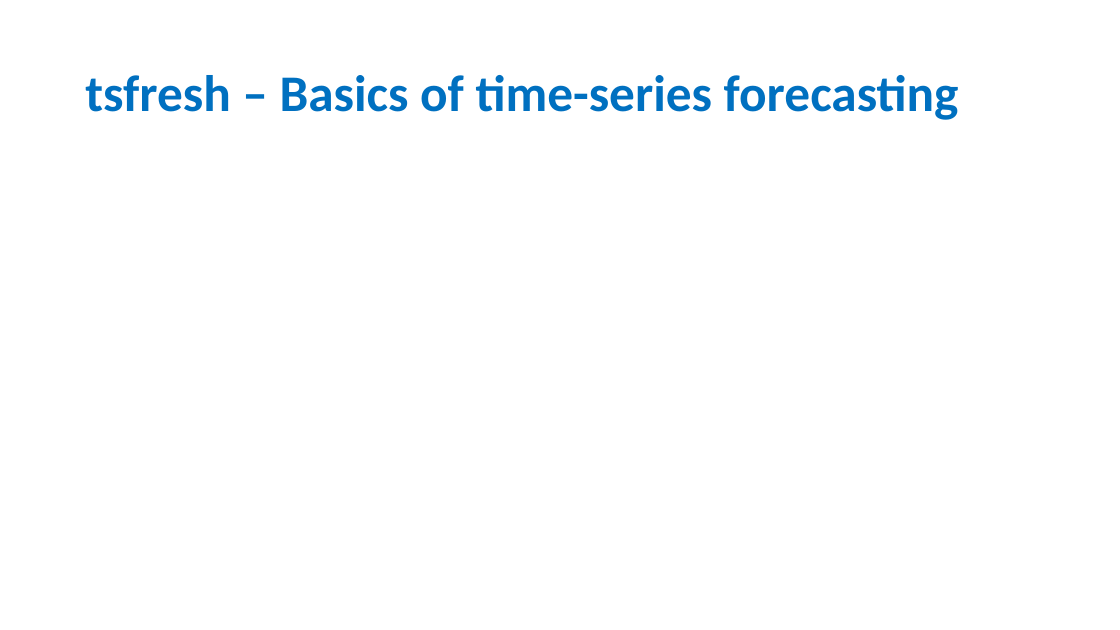
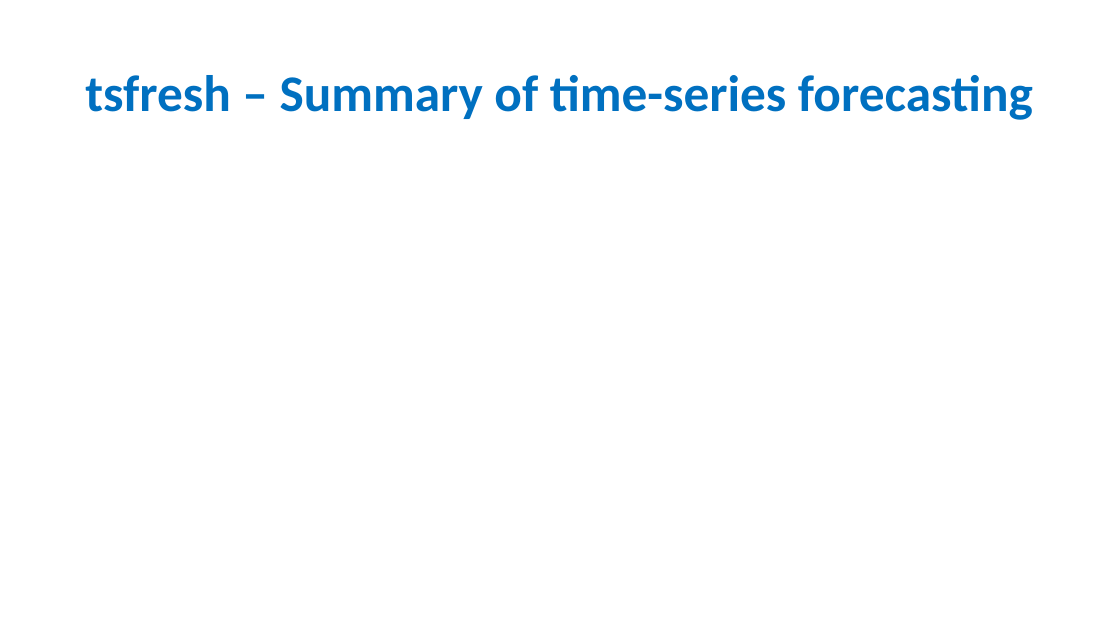
Before and after one commit to qingkaikong/SSA_Machine_Learning_2019, a slide deck: slide 23 of presentations/Feature_Engineering_ML_SSA19.pptx. Drawn at 1120x630 pixels with LibreOffice and Linux fonts; fonts in the diff are those of the drawing. Boxes give left, top, right and bottom in pixels: in the first picture for what was removed or moved away, otherwise in the second. Text is boxed around its words. In the diff, an @@ line names an element or a change of style, - is before the commit and + after.

```diff
--- a/presentations/Feature_Engineering_ML_SSA19.pptx
+++ b/presentations/Feature_Engineering_ML_SSA19.pptx
@@ title at [85,75,1033,120]: text changed @@
-tsfresh – Basics of time-series forecasting
+tsfresh – Summary of time-series forecasting
```
Also in this commit, not shown: 5 other slides changed, 2 slides removed.
